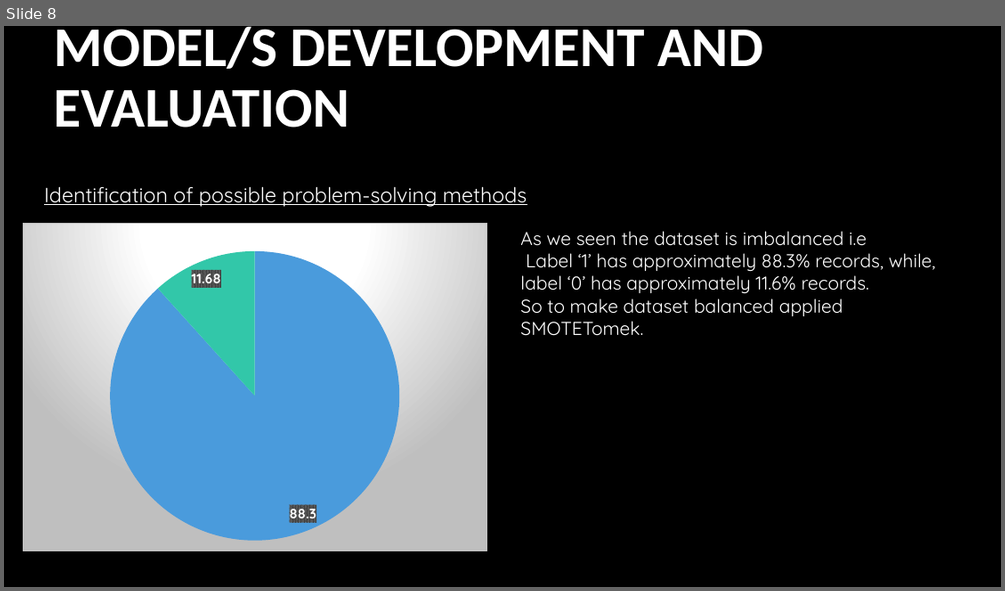
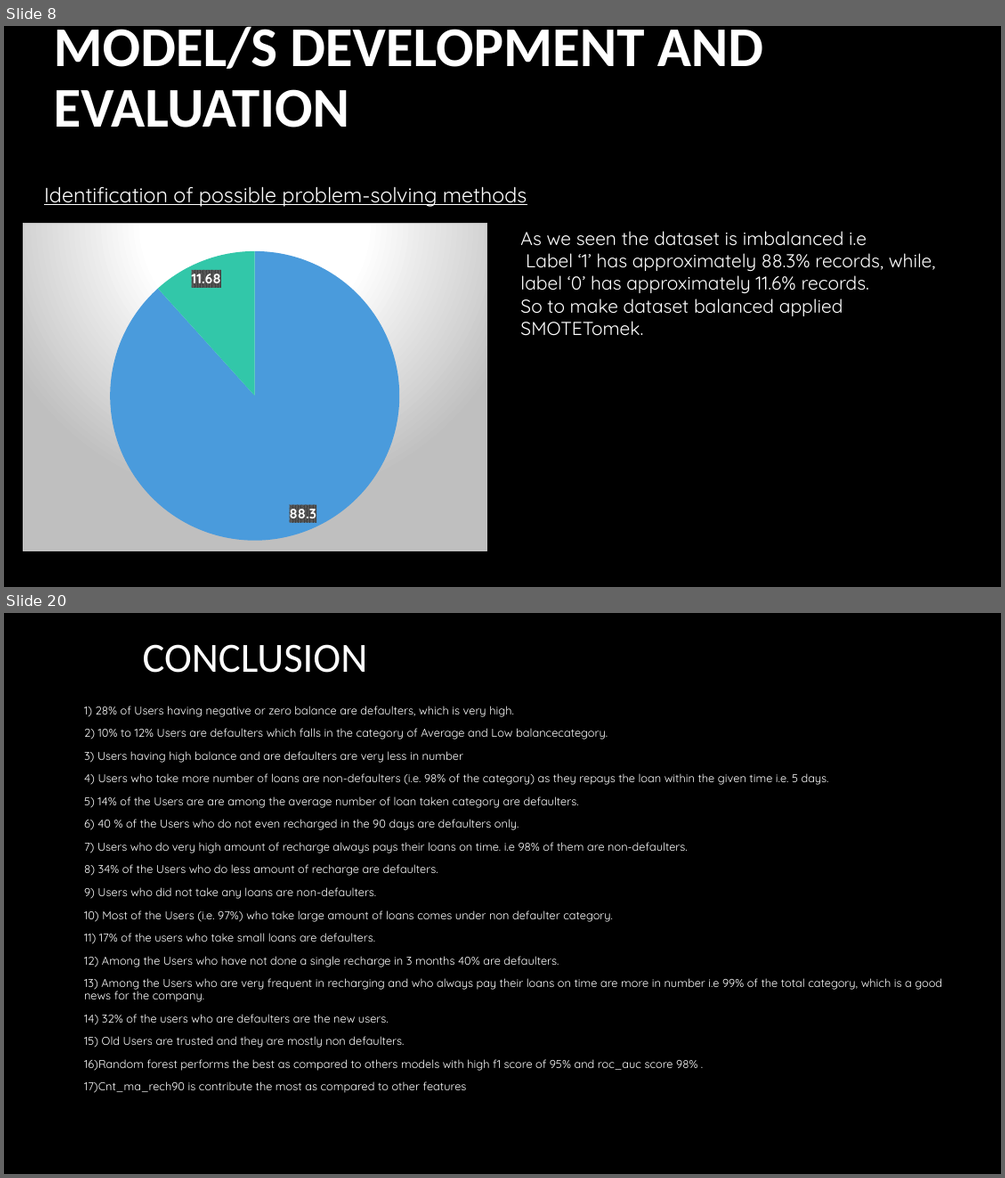
Before and after one commit to devanshusuri/Fliprobo-Assignments, a slide deck: Micro-Credit-Defaulter/Presentation1 (1).pptx. Shown one above the other, each under a label of ours: slide 8 before the commit, slides 8 and 20 after it; the slides between them are not shown. The pictures are 1005x591 and 1005x1178 pixels, drawn with LibreOffice and Linux fonts; fonts in the diff are those of the drawing; background and template pictures are left out. Boxes give left, top, right and bottom in pixels: in the first picture for what was removed or moved away, otherwise in the second. Text is boxed around its words. In the diff, an @@ line names an element or a change of style, - is before the commit and + after.

```diff
--- a/Micro-Credit-Defaulter/Presentation1 (1).pptx
+++ b/Micro-Credit-Defaulter/Presentation1 (1).pptx
@@ slide 20 added at [4, 613, 1001, 1174], background #000000 @@
@@ title added at [143, 644, 368, 673], 40 pt, text #FFFFFF @@
+CONCLUSION
@@ text added at [84, 706, 942, 1093], 11 pt, text #FFFFFF @@
+1) 28% of Users having negative or zero balance are defaulters, which is very high.
+2) 10% to 12% Users are defaulters which falls in the category of Average and Low balancecategory.
+3) Users having high balance and are defaulters are very less in number
+4) Users who take more number of loans are non-defaulters (i.e. 98% of the category) as they repays the loan within the given time i.e. 5 days.
+5) 14% of the Users are are among the average number of loan taken category are defaulters.
+6) 40 % of the Users who do not even recharged in the 90 days are defaulters only.
+7) Users who do very high amount of recharge always pays their loans on time. i.e 98% of them are non-defaulters.
+8) 34% of the Users who do less amount of recharge are defaulters.
+9) Users who did not take any loans are non-defaulters.
+10) Most of the Users (i.e. 97%) who take large amount of loans comes under non defaulter category.
+11) 17% of the users who take small loans are defaulters.
+12) Among the Users who have not done a single recharge in 3 months 40% are defaulters.
+13) Among the Users who are very frequent in recharging and who always pay their loans on time are more in number i.e 99% of the total category, which is a good news for the company.
+14) 32% of the users who are defaulters are the new users.
+15) Old Users are trusted and they are mostly non defaulters.
+16)Random forest performs the best as compared to others models with high f1 score of 95% and roc_auc score 98% .
+17)Cnt_ma_rech90 is contribute the most as compared to other features
```
Also in this commit, not shown: 2 slides changed, 12 other slides added, 11 slides removed.
